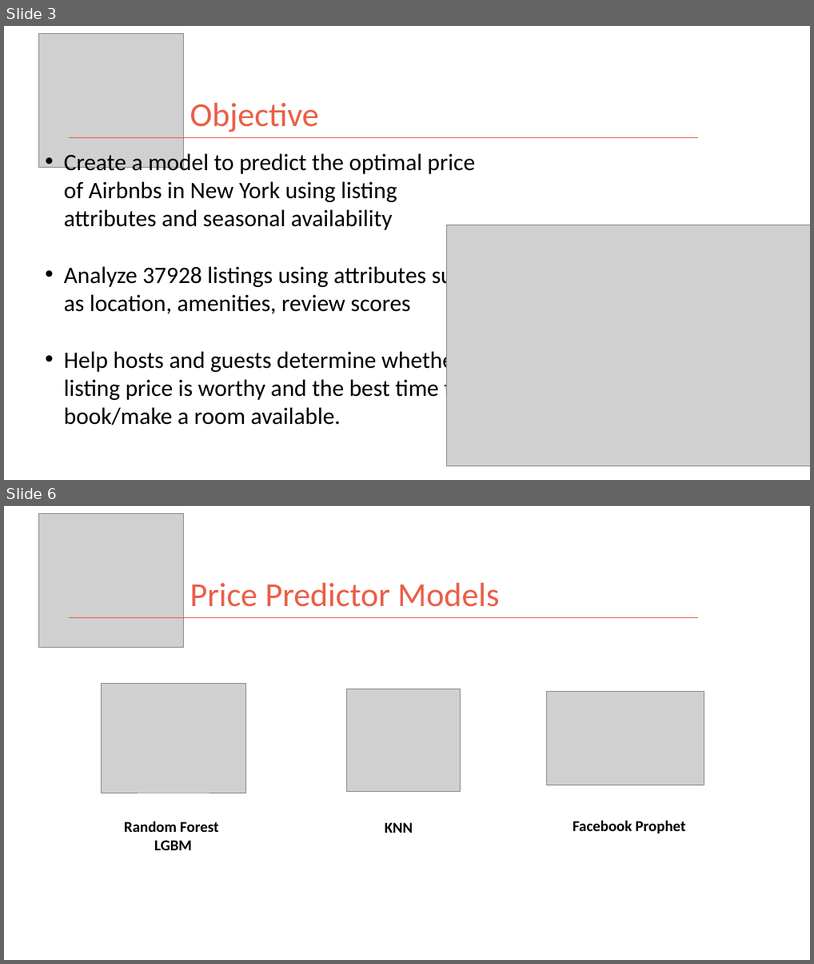
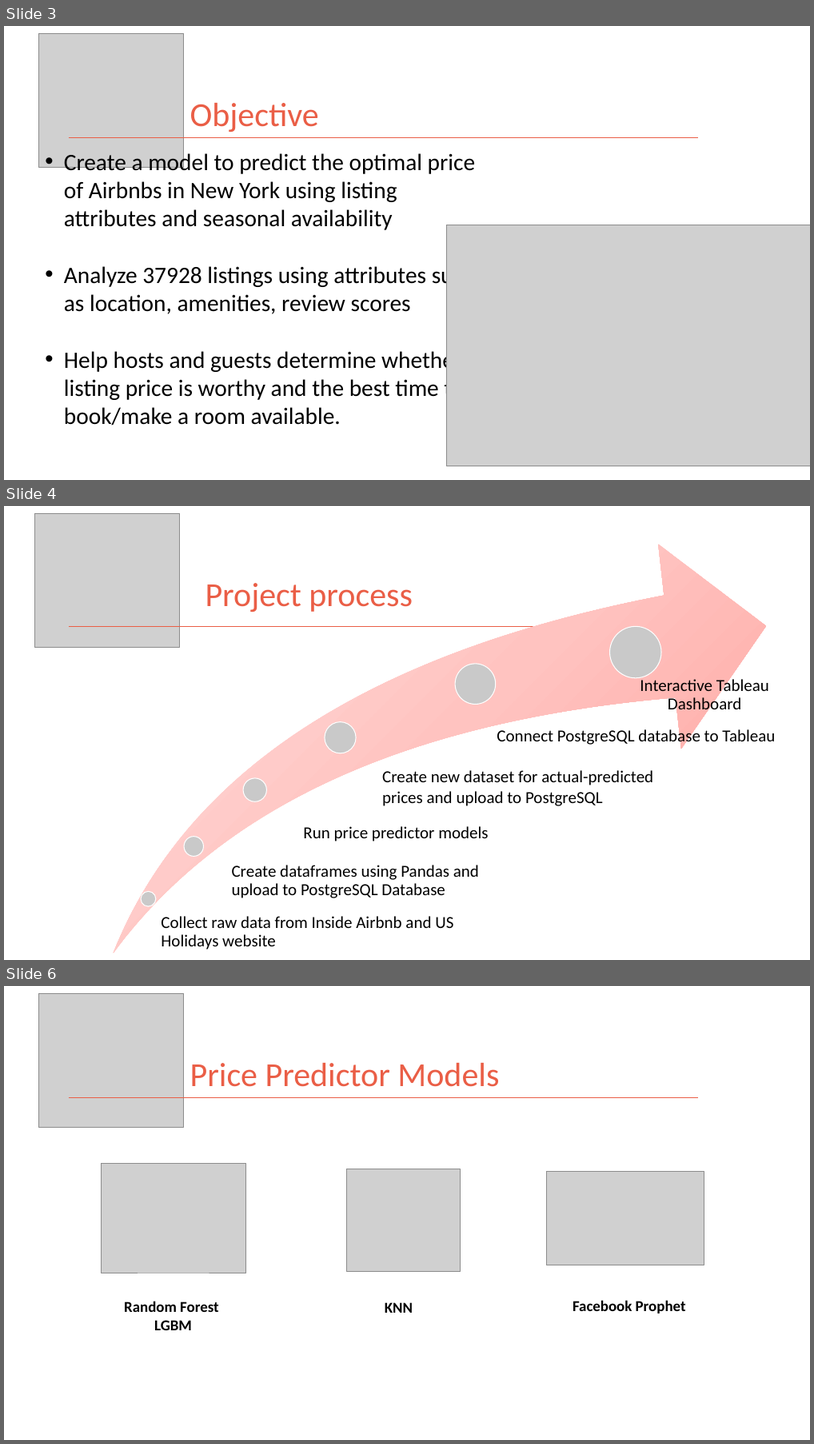
Before and after one commit to kman4/AirbnbPredictions, a slide deck: Airbnb Price Predictions (Model).pptx. Shown one above the other, each under a label of ours: slides 3 and 6 before the commit, slides 3, 4 and 6 after it; the slides between them are not shown. The pictures are 814x964 and 814x1444 pixels, drawn with LibreOffice and Linux fonts; fonts in the diff are those of the drawing; grey boxes stand for pictures. Boxes give left, top, right and bottom in pixels: in the first picture for what was removed or moved away, otherwise in the second. Text is boxed around its words. In the diff, an @@ line names an element or a change of style, - is before the commit and + after.

```diff
--- a/Airbnb Price Predictions (Model).pptx
+++ b/Airbnb Price Predictions (Model).pptx
@@ slide 4 added at [4, 506, 810, 960], background #FFFFFF @@
@@ picture added at [35, 513, 179, 647] @@
@@ title added at [206, 583, 413, 612], 40 pt, text #EA5E46 @@
+Project process
@@ line added from (69, 626) to (698, 626), #EA5E46 1 pt @@
@@ group added at [114, 544, 770, 952]: 5 ellipses, 3 texts, 1 swoosh arrow @@
+Collect raw data from Inside Airbnb and US Holidays website
+Create dataframes using Pandas and upload to PostgreSQL Database
+Interactive Tableau Dashboard
@@ text added at [497, 728, 775, 747], 20 pt, text #000000 @@
+Connect PostgreSQL database to Tableau
@@ text added at [382, 770, 654, 806], 20 pt, text #000000 @@
+Create new dataset for actual-predicted prices and upload to PostgreSQL
@@ ellipse added at [184, 836, 204, 856], fill #C9C9C9, outline #FFFFFF 1 pt @@
@@ text added at [303, 826, 488, 841], 20 pt, text #000000 @@
+Run price predictor models
```
Also in this commit, not shown: 1 slide changed, 1 slide removed.
